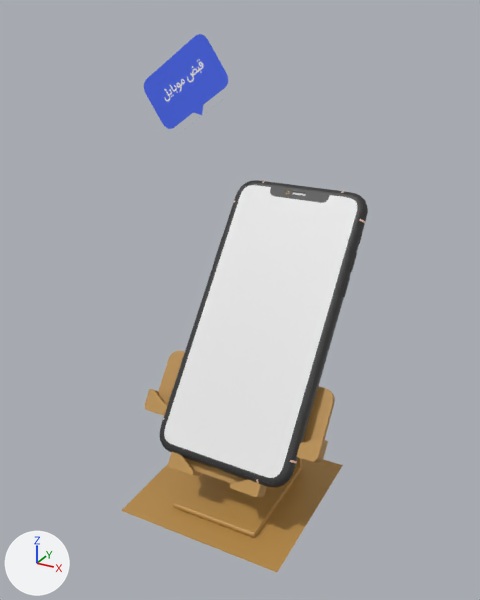
A saved change to the glTF model mob.glb.
One viewpoint serves both versions: a 50 mm lens placed at (2.84, -6.22, 8.61), pointed at (-2.53, 3.54, 3.73). The lights are fixed; the arrows at lower left show +X, +Y and +Z. Where no turn or scale is listed for an object, it has been applied to the vertices.

The first picture shows 'Phone stand 9-iPhone XS max', 'Plane', 'bill_mobile_ar', 'iPhone 11 Pro Max-6', 'iPhone 11 Pro Max.010', 'iPhone 11 Pro Max.016'.
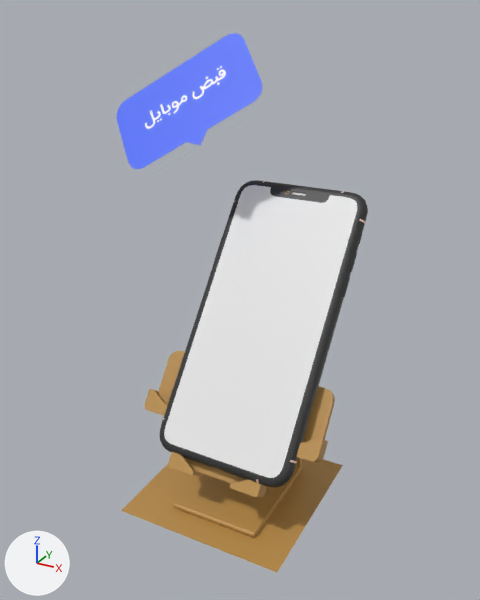
Location of each change, (x1, y1, x2, y2) in pixels of the pictures (480 x 600 px):
```json
{"object": "bill_mobile_ar", "change": "moved, turned, rescaled", "before": [144, 34, 228, 129], "after": [116, 33, 262, 169]}
```

Scene script edits in JSON lines:
```json
{"op": "set", "path": "ob_bill_mobile_ar.location", "old": "(-4.17, 4.47, 7.28)", "new": "(-4.17, 4.47, 6.94)"}
{"op": "set", "path": "ob_bill_mobile_ar.rotation_euler", "old": "(1.59, -0.6, -0.0348)", "new": "(0.785, -0.534, 0.394)", "note": "degrees (91, -34, -2) -> degrees (45, -31, 23)"}
{"op": "set", "path": "ob_bill_mobile_ar.scale", "old": "(1.18, 1.18, 1.0)", "new": "(1.96, 1.96, 1.0)"}
```
